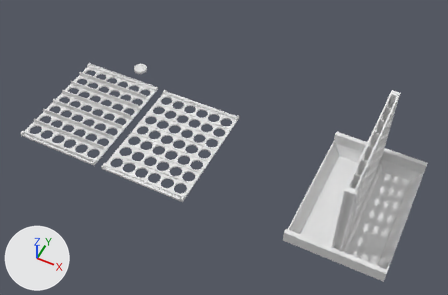
An edit to the Blender file Connect4/connect4.blend, drawn before and after from the same camera.
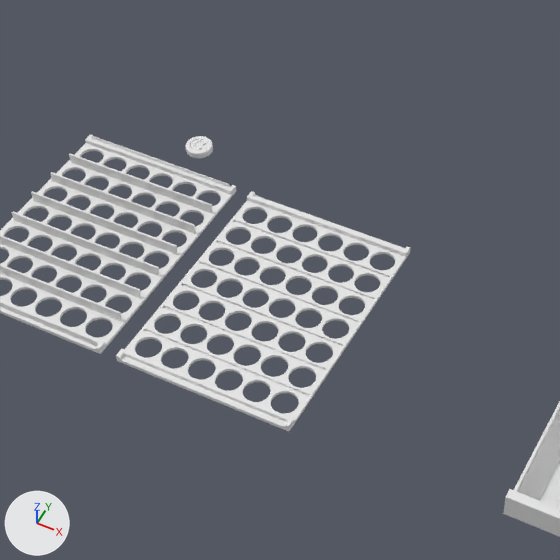
Old and new are each drawn whole from a camera (50 mm lens) standing at (4.5, -37.3, 48.8) and looking at (-14.5, 0.8, 1.2) and again close up on the part from 11% to 69% of the width and 0% to 89% of the height. The lights are fixed; the arrows at lower left show +X, +Y and +Z.
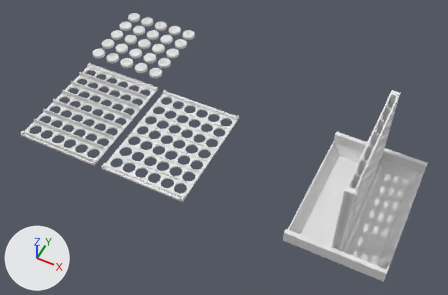
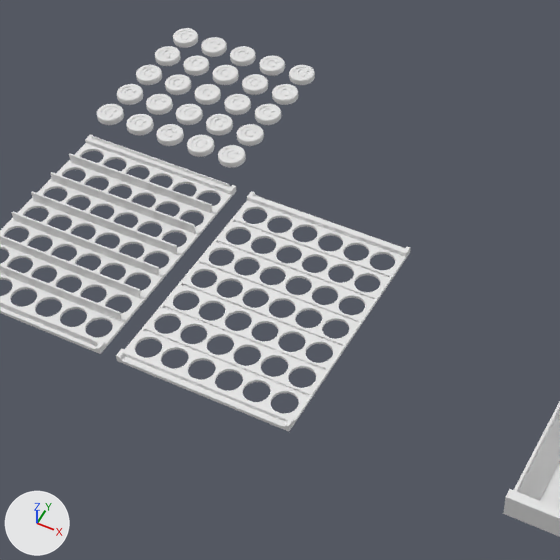
The change in detail:
Object 'Cylinder.001' (ob_cylinder_001) moves from (-29.32, 8.38, 0.2) to (-29.32, 8.53, 0.2).
Object 'Cylinder.024' (ob_cylinder_024) is new; it shows me_cylinder.
Its location is (-35.32, 16.53, 0.2).
Its rotation in degrees is (180, 0, 90).
Object 'Cylinder.023' (ob_cylinder_023) is new; it shows me_cylinder.
Its location is (-31.32, 16.53, 0.2).
Its rotation in degrees is (180, 0, 90).
Object 'Cylinder.022' (ob_cylinder_022) is new; it shows me_cylinder.
Its location is (-33.32, 16.53, 0.2).
Its rotation in degrees is (180, 0, 90).
Object 'Cylinder.021' (ob_cylinder_021) is new; it shows me_cylinder.
Its location is (-29.32, 16.53, 0.2).
Its rotation in degrees is (180, 0, 90).
Object 'Cylinder.020' (ob_cylinder_020) is new; it shows me_cylinder.
Its location is (-27.32, 16.53, 0.2).
Its rotation in degrees is (180, 0, 90).
Object 'Cylinder.019' (ob_cylinder_019) is new; it shows me_cylinder.
Its location is (-27.32, 14.53, 0.2).
Its rotation in degrees is (180, 0, 90).
Object 'Cylinder.018' (ob_cylinder_018) is new; it shows me_cylinder.
Its location is (-29.32, 14.53, 0.2).
Its rotation in degrees is (180, 0, 90).
Object 'Cylinder.008' (ob_cylinder_008) is new; it shows me_cylinder.
Its location is (-31.32, 14.53, 0.2).
Its rotation in degrees is (180, 0, 90).
Object 'Cylinder.007' (ob_cylinder_007) is new; it shows me_cylinder.
Its location is (-33.32, 14.53, 0.2).
Its rotation in degrees is (180, 0, 90).
Object 'Cylinder.000' (ob_cylinder_000) is new; it shows me_cylinder.
Its location is (-35.32, 14.53, 0.2).
Its rotation in degrees is (180, 0, 90).
Object 'Cylinder.017' (ob_cylinder_017) is new; it shows me_cylinder.
Its location is (-35.32, 12.53, 0.2).
Its rotation in degrees is (180, 0, 90).
Object 'Cylinder.016' (ob_cylinder_016) is new; it shows me_cylinder.
Its location is (-33.32, 12.53, 0.2).
Its rotation in degrees is (180, 0, 90).
Object 'Cylinder.015' (ob_cylinder_015) is new; it shows me_cylinder.
Its location is (-31.32, 12.53, 0.2).
Its rotation in degrees is (180, 0, 90).
Object 'Cylinder.014' (ob_cylinder_014) is new; it shows me_cylinder.
Its location is (-29.32, 12.53, 0.2).
Its rotation in degrees is (180, 0, 90).
Object 'Cylinder.013' (ob_cylinder_013) is new; it shows me_cylinder.
Its location is (-27.32, 12.53, 0.2).
Its rotation in degrees is (180, 0, 90).
Object 'Cylinder.012' (ob_cylinder_012) is new; it shows me_cylinder.
Its location is (-33.32, 10.53, 0.2).
Its rotation in degrees is (180, 0, 90).
Object 'Cylinder.011' (ob_cylinder_011) is new; it shows me_cylinder.
Its location is (-31.32, 10.53, 0.2).
Its rotation in degrees is (180, 0, 90).
Object 'Cylinder.010' (ob_cylinder_010) is new; it shows me_cylinder.
Its location is (-35.32, 10.53, 0.2).
Its rotation in degrees is (180, 0, 90).
Object 'Cylinder.009' (ob_cylinder_009) is new; it shows me_cylinder.
Its location is (-27.32, 10.53, 0.2).
Its rotation in degrees is (180, 0, 90).
Object 'Cylinder.006' (ob_cylinder_006) is new; it shows me_cylinder.
Its location is (-33.32, 8.53, 0.2).
Its rotation in degrees is (180, 0, 90).
Object 'Cylinder.005' (ob_cylinder_005) is new; it shows me_cylinder.
Its location is (-31.32, 8.53, 0.2).
Its rotation in degrees is (180, 0, 90).
Object 'Cylinder.004' (ob_cylinder_004) is new; it shows me_cylinder.
Its location is (-35.32, 8.53, 0.2).
Its rotation in degrees is (180, 0, 90).
Object 'Cylinder.003' (ob_cylinder_003) is new; it shows me_cylinder.
Its location is (-27.32, 8.53, 0.2).
Its rotation in degrees is (180, 0, 90).
Object 'Cylinder.002' (ob_cylinder_002) is new; it shows me_cylinder.
Its location is (-29.32, 10.53, 0.2).
Its rotation in degrees is (180, 0, 90).

What differs and where, as boxes (x1, y1, x2, y2) in the close-ups (560 x 560 px):
'Cylinder.001', moved
    before: (186, 136, 213, 158)
    after: (187, 135, 215, 157)
'Cylinder.003', added
    after: (218, 145, 246, 168)
'Cylinder.005', added
    after: (156, 124, 184, 146)
'Cylinder.009', added
    after: (237, 124, 264, 146)
'Cylinder.006', added
    after: (126, 114, 154, 135)
'Cylinder.002', added
    after: (206, 114, 233, 135)
'Cylinder.004', added
    after: (97, 104, 124, 125)
'Cylinder.011', added
    after: (176, 104, 203, 125)
'Cylinder.013', added
    after: (255, 104, 281, 125)
'Cylinder.014', added
    after: (224, 94, 251, 115)
'Cylinder.012', added
    after: (146, 94, 173, 115)
'Cylinder.015', added
    after: (194, 84, 221, 105)
'Cylinder.010', added
    after: (117, 84, 143, 105)
'Cylinder.019', added
    after: (272, 84, 298, 105)
'Cylinder.016', added
    after: (165, 74, 191, 95)
'Cylinder.018', added
    after: (242, 74, 268, 95)
'Cylinder.017', added
    after: (136, 65, 162, 85)
'Cylinder.008', added
    after: (213, 65, 239, 85)
'Cylinder.020', added
    after: (289, 65, 315, 85)
'Cylinder.021', added
    after: (259, 55, 285, 76)
'Cylinder.007', added
    after: (183, 55, 209, 76)
'Cylinder.000', added
    after: (155, 46, 181, 66)
'Cylinder.023', added
    after: (230, 46, 256, 66)
'Cylinder.022', added
    after: (201, 37, 227, 57)
'Cylinder.024', added
    after: (173, 28, 198, 48)
